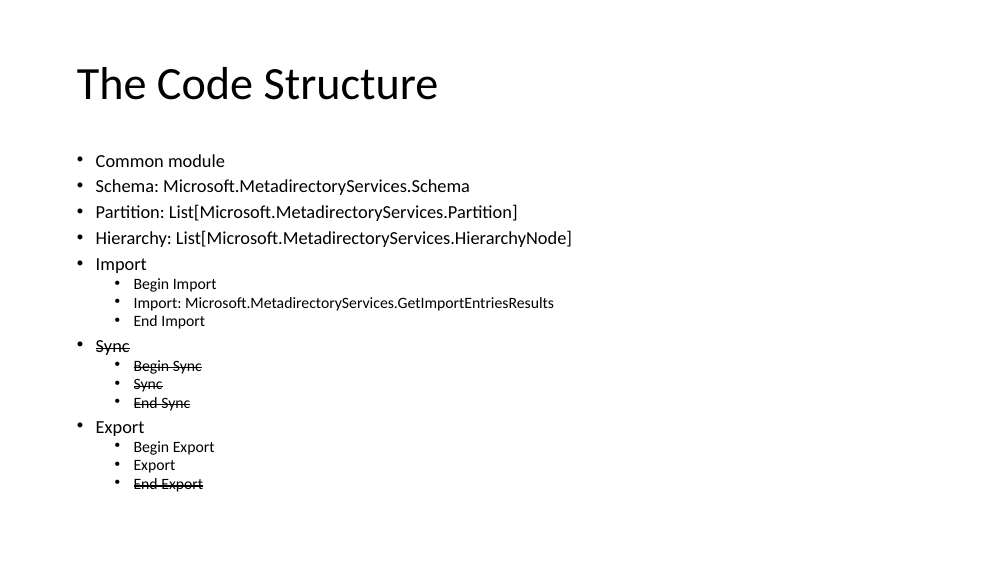
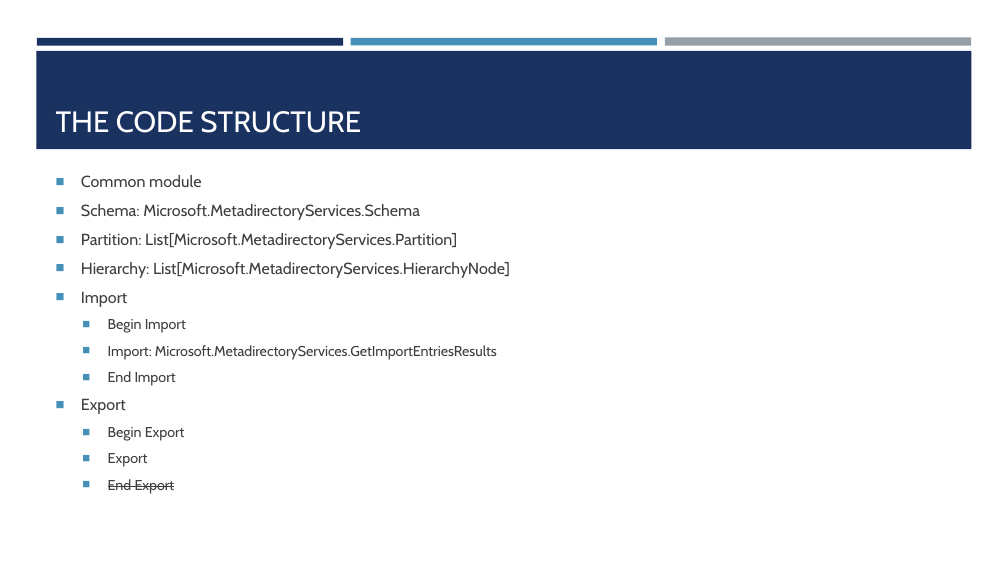
Before and after one commit to dustindortch/ConferencePresentations2019, a slide deck: slide 7 of PowerShell Identity Automation with MIM/PowerShell Identity Automation with MIM.pptx. Drawn at 1008x567 pixels with LibreOffice and Linux fonts; fonts in the diff are those of the drawing; background and template pictures are left out. Boxes give left, top, right and bottom in pixels: in the first picture for what was removed or moved away, otherwise in the second. Text is boxed around its words. In the diff, an @@ line names an element or a change of style, - is before the commit and + after.

```diff
--- a/PowerShell Identity Automation with MIM/PowerShell Identity Automation with MIM.pptx
+++ b/PowerShell Identity Automation with MIM/PowerShell Identity Automation with MIM.pptx
@@ rectangle added at (36, 51, 972, 149), fill #1A3260 @@
@@ rectangle added at (37, 38, 343, 45), fill #1A3260 @@
@@ title "THE CODE STRUCTURE" at (56, 111, 361, 133): vertical alignment middle to bottom @@
@@ rectangle added at (351, 38, 657, 45), fill #4590B8 @@
@@ rectangle added at (665, 38, 971, 46), fill #969FA7 @@
@@ title at (56, 111, 361, 133): text changed; size 44 to 28 pt; font Calibri to Cabin; text colour #000000 to #FFFFFF @@
-The Code Structure
+THE CODE STRUCTURE
@@ text "Common module": place and size @@
-text "Common module" at (96, 154, 572, 492)
+text "Common module" at (81, 175, 510, 493)
@@ text "Common module" at (81, 175, 510, 493): size 17.5 to 15.3 pt in "Common module", "Schema: Microsoft.MetadirectoryServices.Schema", "Partition: List[Microsoft.MetadirectoryServices.Partition]", "Hierarchy: List[Microsoft.MetadirectoryServices.HierarchyNod ..." and 2 more places; font Calibri to Cabin, text colour #000000 to #3D3D3D; size 15 to 13.6 pt in "Begin Import", "Import: Microsoft.MetadirectoryServices.GetImportEntriesResu ...", "End Import", "Begin Export" and 2 more places; bullet • to ■; line spacing 0.7 to 1; more space between paragraphs; vertical alignment top to middle @@
@@ text at (96, 340, 202, 411): paragraphs removed @@
-• Sync
-  • Begin Sync
-  • Sync
-  • End Sync
```
Also in this commit, not shown: 9 other slides changed, 1 other file.
